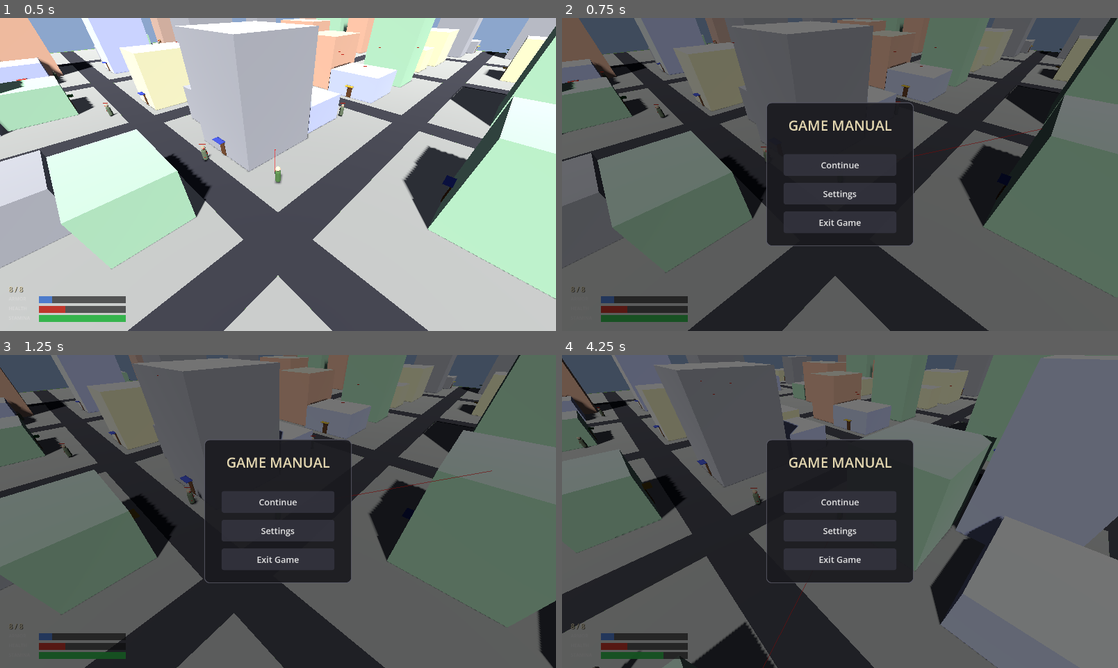
Above: before the commit, frames 1-4 (two rows, left to right).
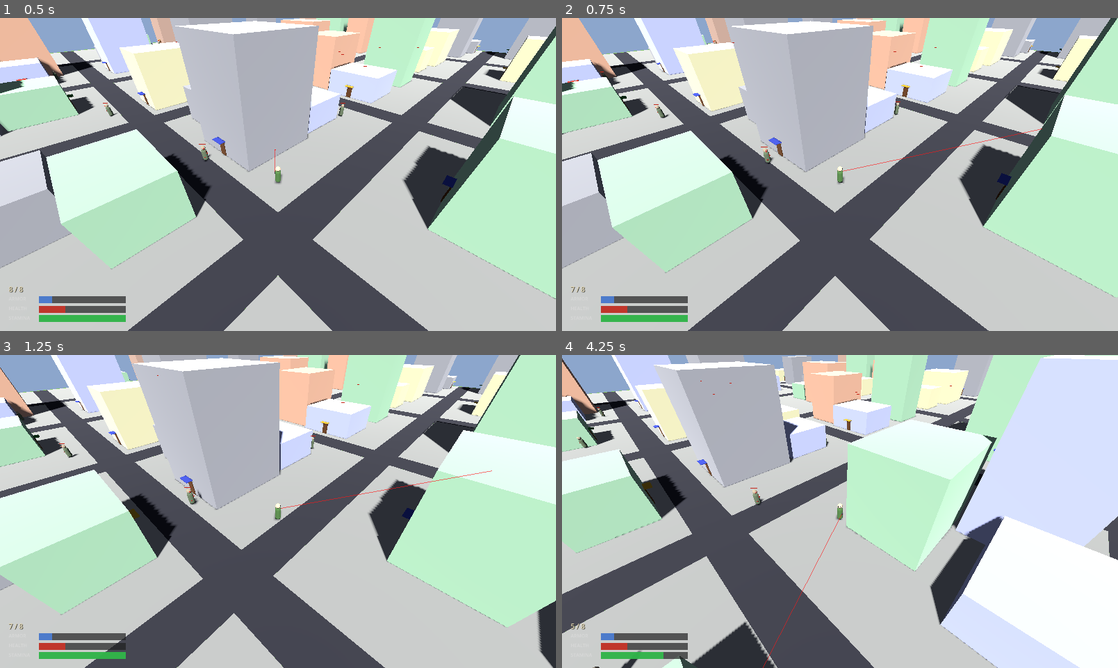
Above: after the commit, the same moments.

Repository: shaoqian2001/vibe-zombie
Game: Godot game, scene res://scenes/Main.tscn
Same seed, same stepped clock (60 frames per second), same inputs: the game is played once before the commit and once after it.
Inputs (mouse positions are in pixels of both pictures, inside the frame that each line leads up to):
- Up to frame 1 (0.5 s): no input
- Up to frame 2 (0.75 s): move the mouse to (962, 158) at 0.52 s; press the mouse at (962, 158) at 0.53 s; hold D (move_right) from 0.53 s (still down)
- Up to frame 3 (1.25 s): keep holding D (move_right)
- Up to frame 4 (4.25 s): release D (move_right) at 1.25 s; release the mouse at (962, 495) at 1.25 s; click (840, 502) at 1.25 s, where only the run before the commit has a clickable "Continue"; move the mouse to (728, 527) at 2.02 s; hold S (move_backward) 2.03-2.78 s; tap F (interact) at 2.1 s; move the mouse to (895, 442) at 2.77 s; hold D (move_right) 2.78-3.53 s; hold Shift (sprint) 2.78-3.53 s; move the mouse to (812, 574) at 3.52 s; hold W (move_forward) from 3.53 s (still down); click (812, 574) at 3.6 s

Frame 1 is identical in both runs. In frame 2, 99% of the frame differs, in the area x 0-100%, y 0-100%; in frame 3, 99%; in frame 4, 100%.

Commit message:
Fix game_manual stealing left-click from shoot action
The game_manual action was incorrectly bound to left mouse button
(same as shoot). Since _unhandled_input processes game_manual first,
every left click opened the manual instead of firing the gun.

- Rebound game_manual to Escape key
- Re-added shoot action (left mouse button) which was missing
- Re-added reload action (R key) which was also missing

https://claude.ai/code/session_016qm4EvvEUs7PowHK6sgWGV

Diff:
--- a/project.godot
+++ b/project.godot
@@ -47,11 +47,19 @@
 }
 game_manual={
 "deadzone": 0.5,
+"events": [Object(InputEventKey,"resource_local_to_scene":false,"resource_name":"","device":-1,"window_id":0,"alt_pressed":false,"shift_pressed":false,"ctrl_pressed":false,"meta_pressed":false,"pressed":false,"keycode":0,"physical_keycode":4194305,"key_label":0,"unicode":0,"location":0,"echo":false,"script":null)]
+}
+shoot={
+"deadzone": 0.5,
 "events": [Object(InputEventMouseButton,"resource_local_to_scene":false,"resource_name":"","device":-1,"window_id":0,"a …(253 unchanged characters)…
 }
 inventory={
 "deadzone": 0.5,
 "events": [Object(InputEventKey,"resource_local_to_scene":false,"resource_name":"","device":-1,"window_id":0,"alt_press …(193 unchanged characters)…
+}
+reload={
+"deadzone": 0.5,
+"events": [Object(InputEventKey,"resource_local_to_scene":false,"resource_name":"","device":-1,"window_id":0,"alt_pressed":false,"shift_pressed":false,"ctrl_pressed":false,"meta_pressed":false,"pressed":false,"keycode":0,"physical_keycode":82,"key_label":0,"unicode":114,"location":0,"echo":false,"script":null)]
 }
 rotate_left={
 "deadzone": 0.5,
